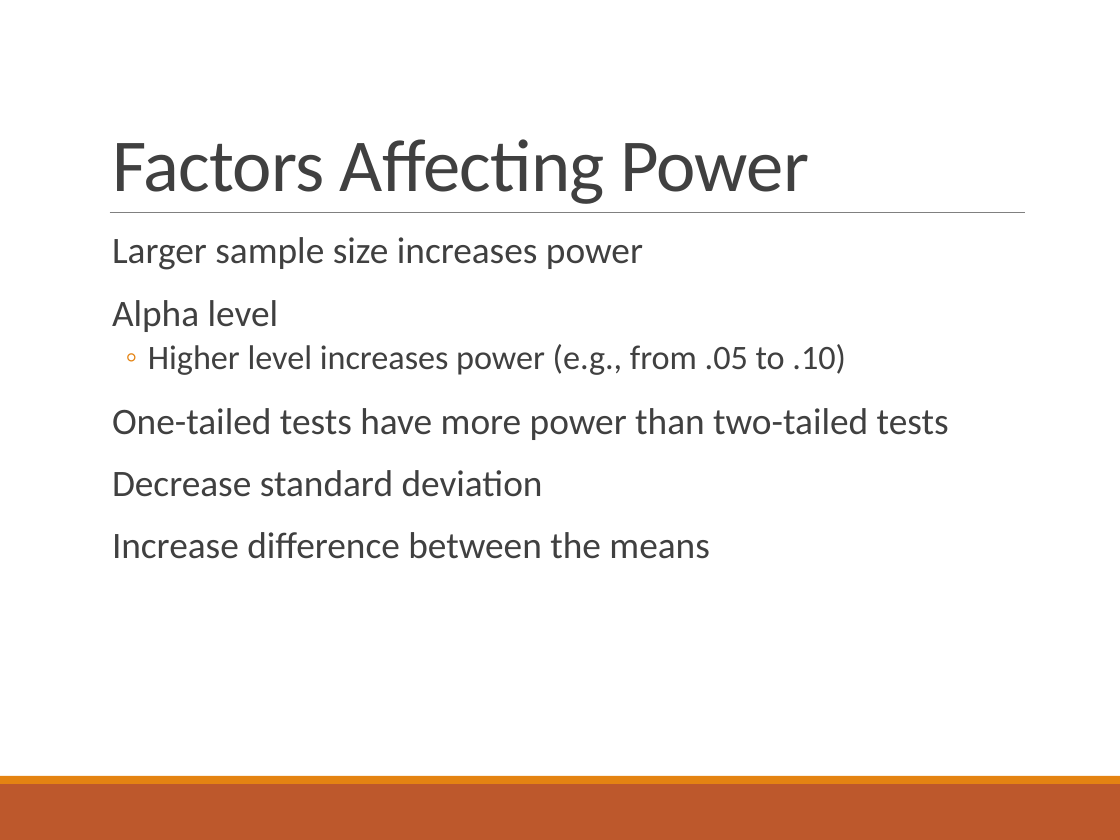
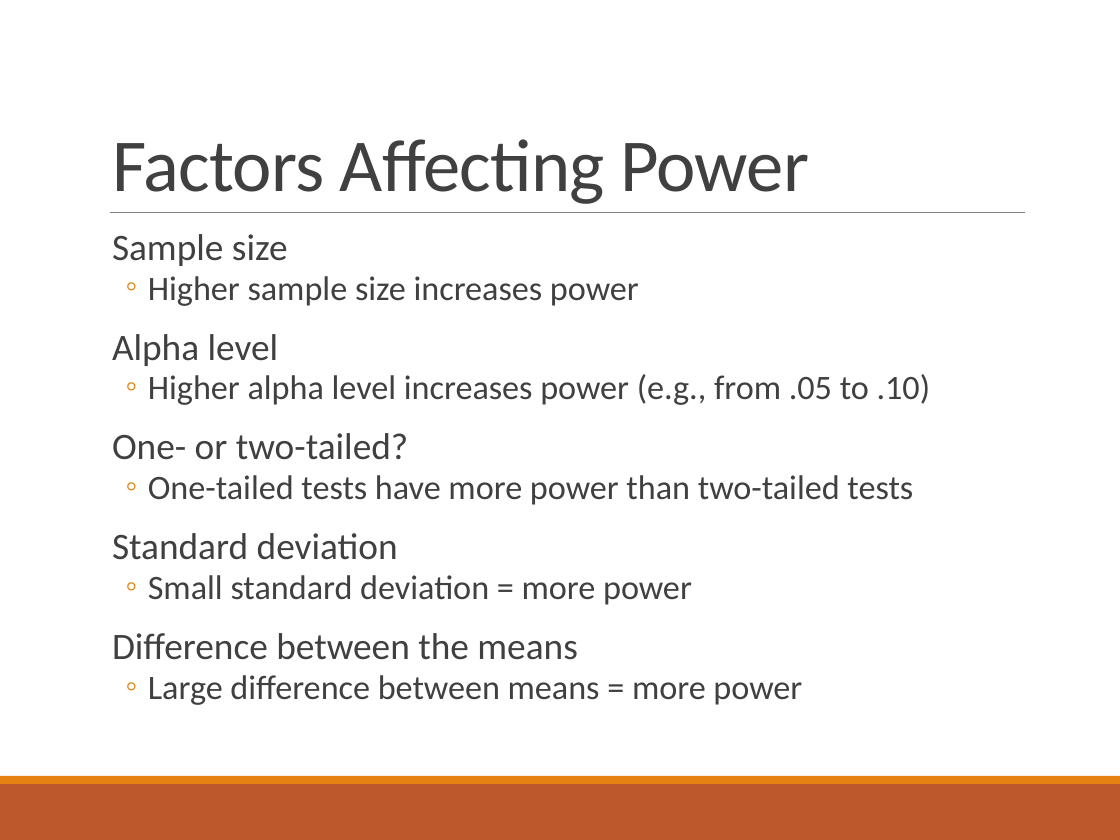
Before and after one commit to doomlab/PSY-200, a slide deck: slide 34 of Fall2018 Lecture Notes/Chapter 8 Lecture.pptx. Drawn at 1120x840 pixels with LibreOffice and Linux fonts; fonts in the diff are those of the drawing. Boxes give left, top, right and bottom in pixels: in the first picture for what was removed or moved away, otherwise in the second. Text is boxed around its words. In the diff, an @@ line names an element or a change of style, - is before the commit and + after.

```diff
--- a/Fall2018 Lecture Notes/Chapter 8 Lecture.pptx
+++ b/Fall2018 Lecture Notes/Chapter 8 Lecture.pptx
@@ text at [112,234,639,306]: text changed; size 24 to 22 pt @@
-  Larger sample size increases power
+  Sample size
+  ◦ Higher sample size increases power
@@ text at [112,334,913,505]: size 24 to 22 pt in "One-tailed tests have more power than two-tailed ..."; line spacing 0.9 to 0.8; bullet   to ◦; list level 1 to 2 in "One-tailed tests have more power ..." @@
@@ text at [112,374,931,460]: text changed @@
-  ◦ Higher level increases power (e.g., from .05 to .10)
+  ◦ Higher alpha level increases power (e.g., from .05 to .10)
+  One- or two-tailed?
@@ text at [112,533,802,705]: text changed; size 24 to 22 pt @@
-  Decrease standard deviation
-  Increase difference between the means
+  Standard deviation
+  ◦ Small standard deviation = more power
+  Difference between the means
+  ◦ Large difference between means = more power
```
Also in this commit, not shown: 15 other slides changed, 1 slide added, 1 slide removed, 1 other file.
